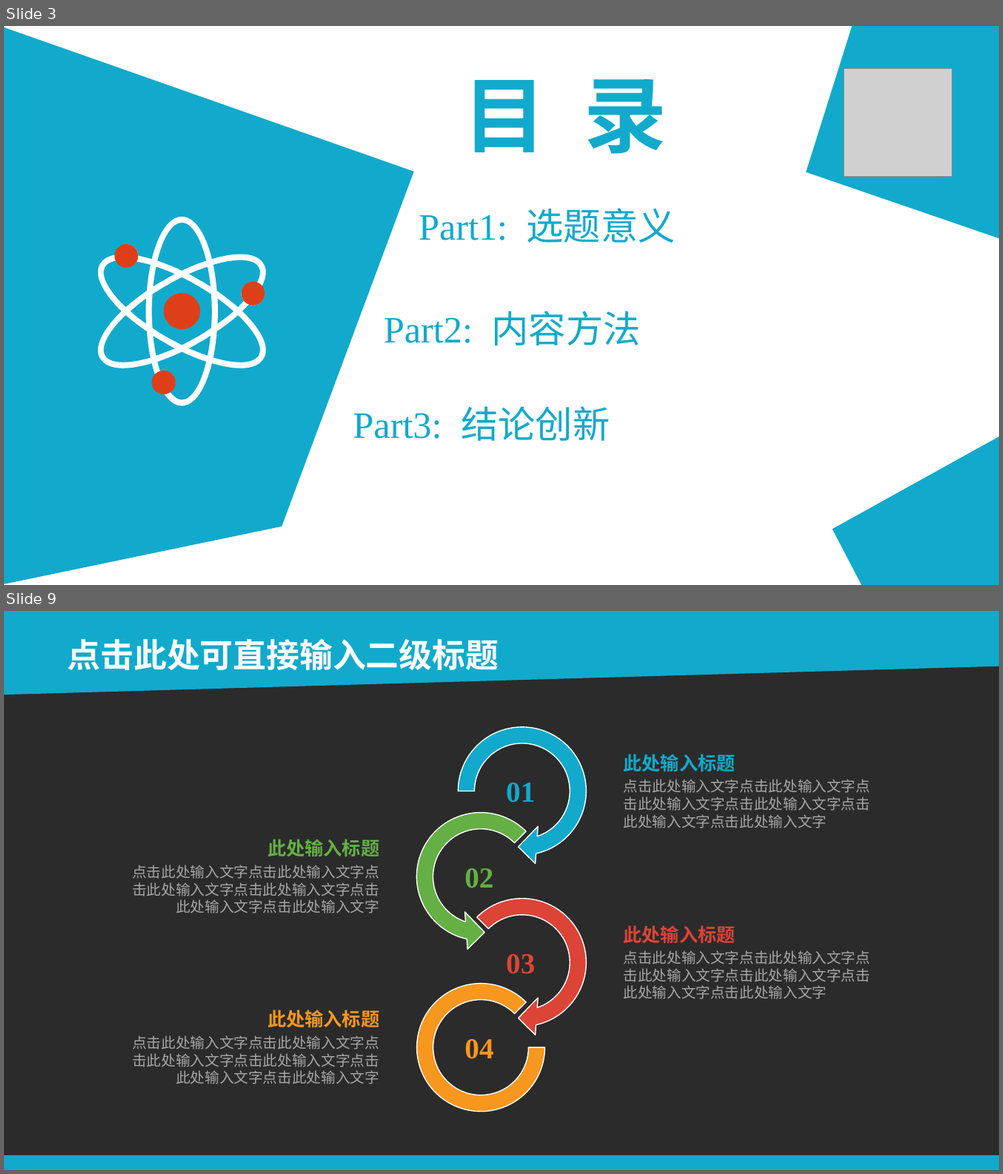
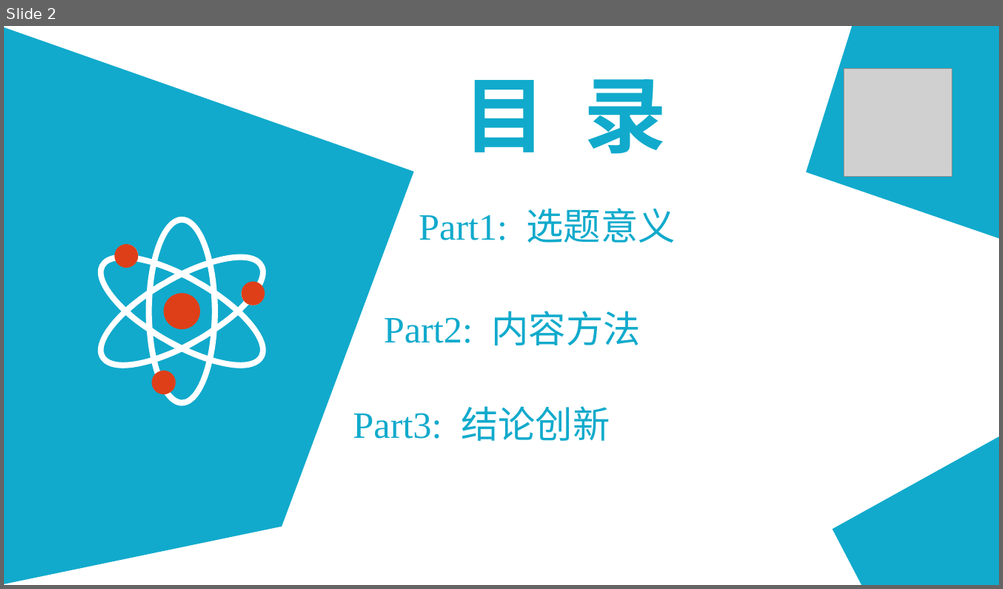
Before and after one commit to RyanWangg/FinalPaper, a slide deck: 毕业论文答辩展示.ppt. Shown one above the other, each under a label of ours: slides 3 and 9 before the commit, slide 2 after it; the slides between them are not shown. The pictures are 1003x1174 and 1003x589 pixels, drawn with LibreOffice and Linux fonts; fonts in the diff are those of the drawing; grey boxes stand for pictures; background and template pictures are left out; a plain dark background stands for a picture behind light text. Boxes give left, top, right and bottom in pixels: in the first picture for what was removed or moved away, otherwise in the second. Text is boxed around its words. In the diff, an @@ line names an element or a change of style, - is before the commit and + after.

```diff
--- a/毕业论文答辩展示.ppt
+++ b/毕业论文答辩展示.ppt
@@ slide 9 removed at <box>4,611,999,1170</box>, background picture (left out) @@
@@ freeform shape removed at <box>4,611,998,695</box> @@
@@ text removed at <box>68,638,499,670</box> @@
-点击此处可直接输入二级标题
@@ text removed at <box>623,754,870,829</box> @@
-此处输入标题
-点击此处输入文字点击此处输入文字点击此处输入文字点击此处输入文字点击此处输入文字点击此处输入文字
@@ text removed at <box>132,839,379,914</box> @@
-此处输入标题
-点击此处输入文字点击此处输入文字点击此处输入文字点击此处输入文字点击此处输入文字点击此处输入文字
@@ text removed at <box>623,925,870,999</box> @@
-此处输入标题
-点击此处输入文字点击此处输入文字点击此处输入文字点击此处输入文字点击此处输入文字点击此处输入文字
@@ text removed at <box>132,1010,379,1085</box> @@
-此处输入标题
-点击此处输入文字点击此处输入文字点击此处输入文字点击此处输入文字点击此处输入文字点击此处输入文字
@@ group removed at <box>406,717,597,1112</box>: 4 freeform shapes, 4 texts @@
-01
-02
-03
-04
@@ rectangle removed at <box>4,1155,998,1170</box> @@
@@ what was slide 3 is now slide 2 @@
```
Also in this commit, not shown: 4 slides changed, 8 slides added, 14 other slides removed.
